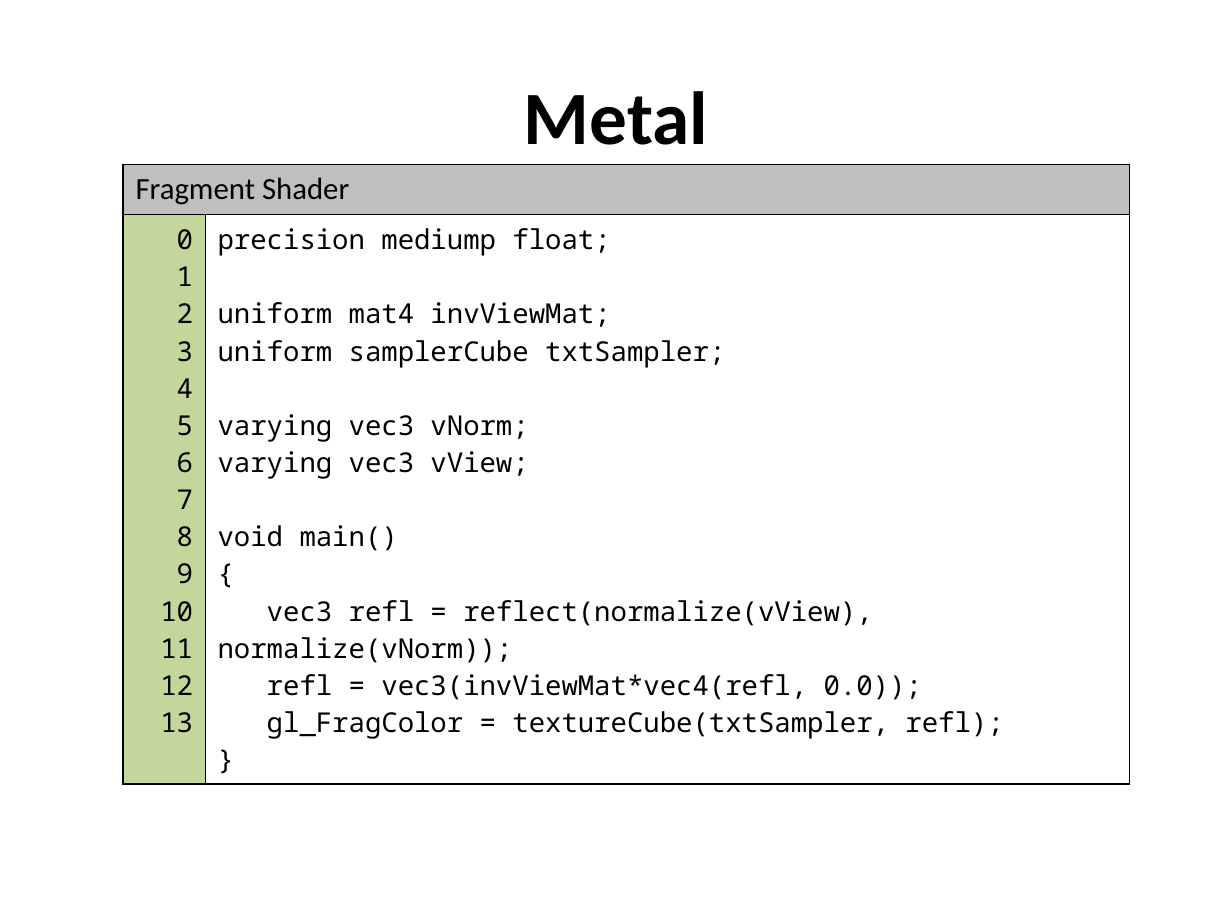
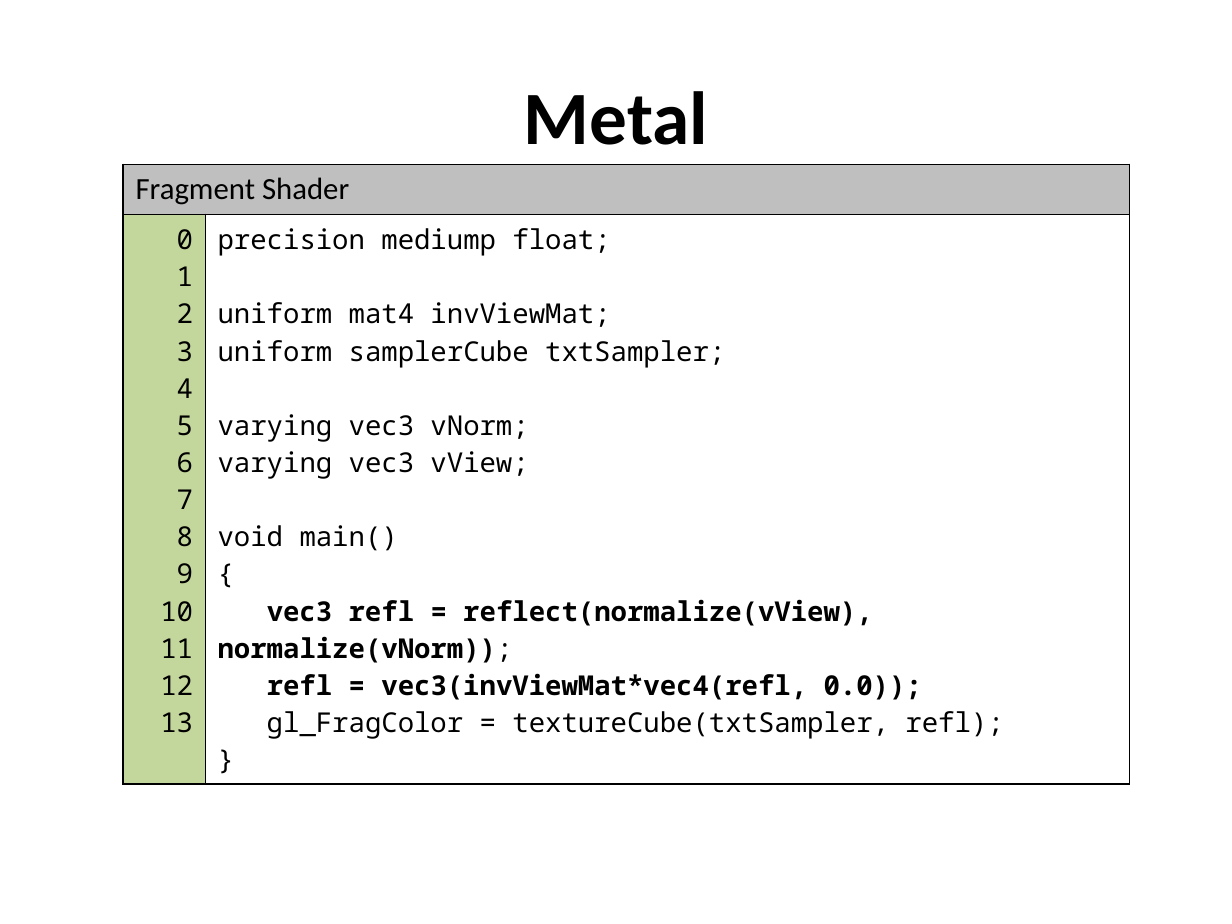
Before and after one commit to grantnelson-wf/webgl-fun, a slide deck: slide 22 of docs/Slides.pptx (slide 16 before the commit). Drawn at 1232x924 pixels with LibreOffice and Linux fonts; fonts in the diff are those of the drawing; background and template pictures are left out. Boxes give left, top, right and bottom in pixels: in the first picture for what was removed or moved away, otherwise in the second. Text is boxed around its words. In the diff, an @@ line names an element or a change of style, - is before the commit and + after.

```diff
--- a/docs/Slides.pptx
+++ b/docs/Slides.pptx
@@ table at <box>123,164,1130,743</box> @@
@@ bold on in "vec3 refl = reflect(normalize(vView), normalize(vNorm));", "refl = vec3(invViewMat*vec4(refl, 0.0));" @@
```
Also in this commit, not shown: 17 other slides changed, 12 slides added, 3 slides removed, 1 other file.
